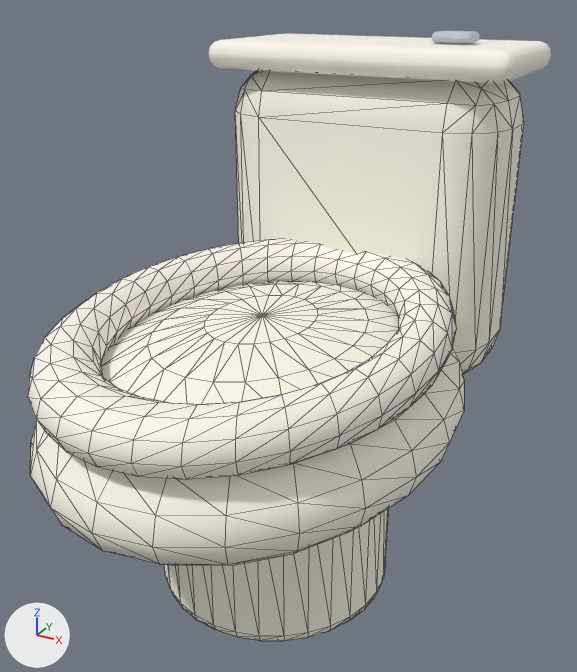
An edit to the glTF model assets/3d/native/bathroomWcAni.glb, drawn before and after from the same camera.
Camera for both pictures: a camera (50 mm lens) standing at (0.852, -1.646, 1.426) and looking at (0.008, -0.112, 0.659). Lighting does not change. The marker at lower left points along +X, +Y and +Z. The first picture is the older version. Mesh edges are drawn as thin lines on the coarser meshes. Where no turn or scale is listed for an object, it has been applied to the vertices.

Names of what the first picture shows: 'Tank lid', 'Toilet bowl', 'Toilet pedestal', 'Toilet seat', 'Toilet tank' and 1 more.
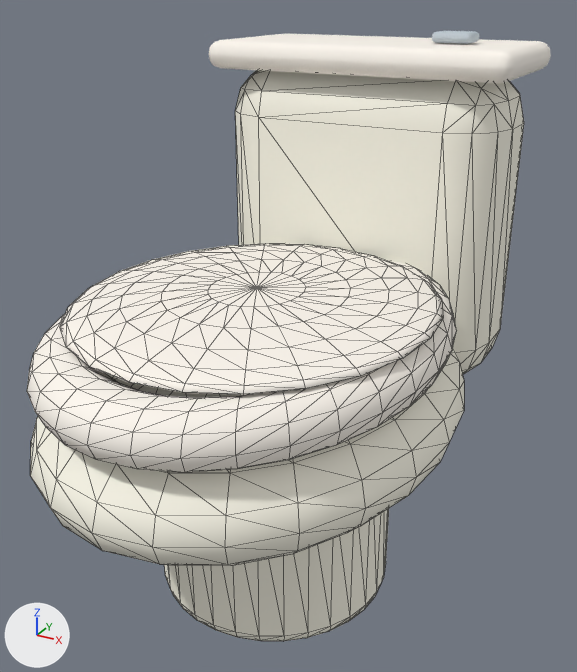
Boxes (x1, y1, x2, y2) around the edits, measured in the pictures (577 x 672 px):
'Toilet seat', turned: before (28, 239, 457, 479); after (27, 243, 457, 472)
'Toilet lid', added: after (60, 243, 443, 395)

The edits, one by one:
Mesh me_sphere_089 is new.
It has 266 vertices, 528 faces and spans x -0.4..0.4, y -0.44..0.44, z -0.035..0.035.
It uses material mat_white (white #fff9f0).
Object 'Toilet seat' (ob_toilet_seat) turns from (1.6, 0, 0) to (0, 0, 0) degrees about x, y and z.
Object 'Toilet lid' (ob_toilet_lid) is new; it shows me_sphere_089.
Its location is (0.0, -0.24, 0.786).
